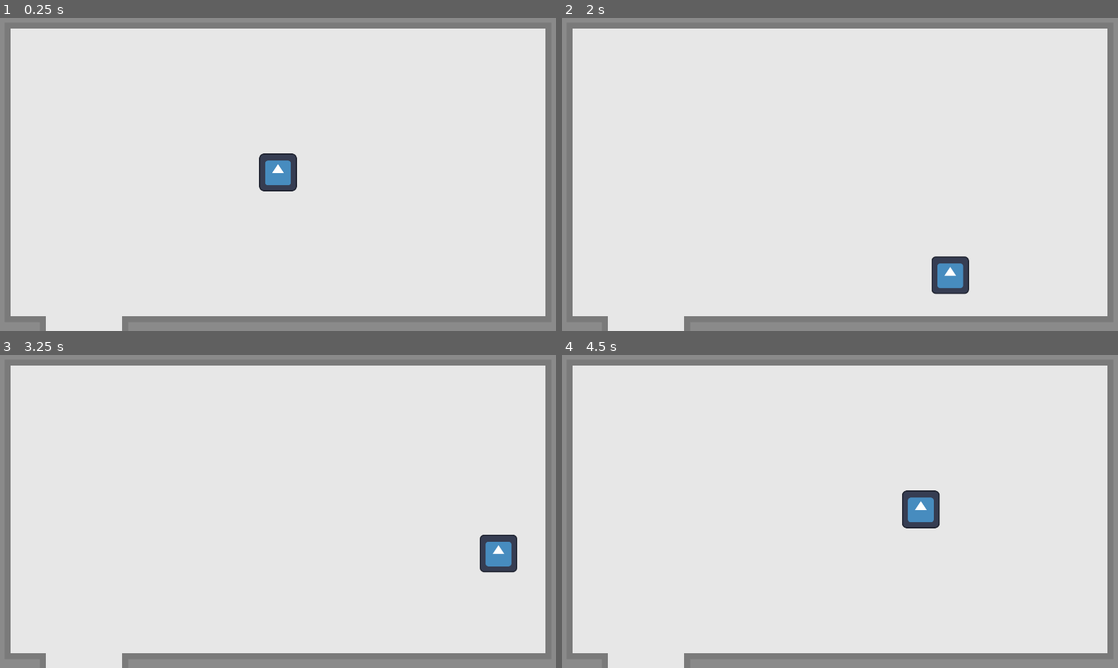
Above: before the commit, frames 1-4 (two rows, left to right).
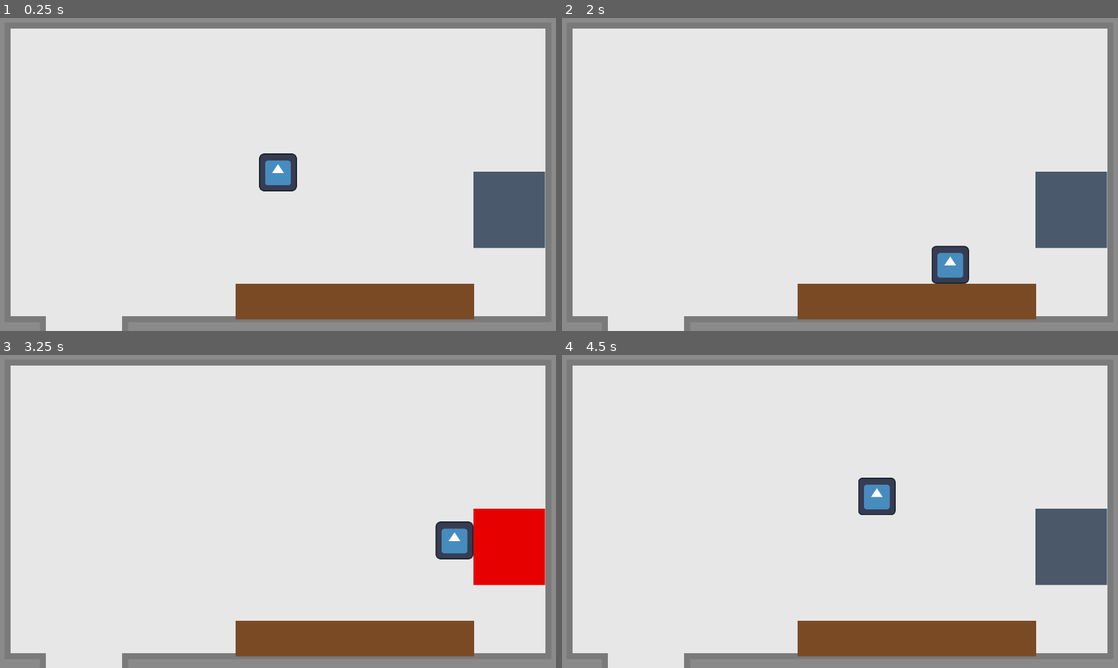
Above: after the commit, the same moments.

Repository: Zettexe/joms-game-jam-dvd
Game: Godot game, scene res://testscene.tscn
Same seed, same stepped clock (60 frames per second), same inputs: the game is played once before the commit and once after it. The engine's default icon, where the game draws it, is replaced by a stand-in: a white triangle on a blue panel in a dark square.
Inputs:
- Up to frame 1 (0.25 s): no input
- Up to frame 2 (2 s): tap Enter at 0.5 s; hold Right (move_right) 0.53-1.28 s; hold Down (move_down) from 1.28 s (still down)
- Up to frame 3 (3.25 s): release Down (move_down) at 2.03 s; hold Right (move_right) 2.03-2.78 s; hold Up (move_up) from 2.78 s (still down)
- Up to frame 4 (4.5 s): release Up (move_up) at 3.53 s; hold Left (move_left) from 3.53 s (still down)

The runs differ from the first frame. In frame 1, 8.1% of the frame differs, in the area x 42-99%, y 49-97%; in frame 2, 8.6%; in frame 3, 8.9%; in frame 4, 9.7%, in the area x 42-99%, y 39-97%.

Commit message:
Added a fridge and counter

Diff:
--- /dev/null
+++ b/FridgeDebug.gd
@@ -0,0 +1,8 @@
+extends Sprite2D
+
+func _on_dialogue_area_body_entered(body):
+	modulate = Color.RED
+
+
+func _on_dialogue_area_body_exited(body):
+	modulate = Color(0.32, 0.38, 0.46)
--- a/testscene.tscn
+++ b/testscene.tscn
@@ -1,10 +1,11 @@
-[gd_scene load_steps=17 format=3 uid="uid://brgrsysnaaia8"]
+[gd_scene load_steps=18 format=3 uid="uid://cxbuu8p5gr4q7"]
 
 [ext_resource type="Script" path="res://MoveCamera.gd" id="1_krewk"]
 [ext_resource type="Texture2D" uid="uid://p1hsv8sw3nir" path="res://icon.svg" id="1_qrxup"]
 [ext_resource type="Texture2D" uid="uid://di4omge6xef6y" path="res://placeholder.png" id="2_ipej5"]
 [ext_resource type="Script" path="res://Player.gd" id="3_tpo6f"]
 [ext_resource type="Script" path="res://NegotiatorDebug.gd" id="5_2mun6"]
+[ext_resource type="Script" path="res://FridgeDebug.gd" id="6_od7a5"]
 
 [sub_resource type="RectangleShape2D" id="RectangleShape2D_qtc5e"]
 
@@ -222,6 +223,44 @@
 
 [node name="CollisionShape2D" type="CollisionShape2D" parent="TestNegotiator3/DialogueArea"]
 shape = SubResource("CircleShape2D_lgx8n")
+
+[node name="Fridge" type="StaticBody2D" parent="."]
+position = Vector2(1625, 539)
+scale = Vector2(0.45583, 1.0544)
+
+[node name="Sprite2D" type="Sprite2D" parent="Fridge"]
+modulate = Color(0.321569, 0.384314, 0.466667, 1)
+position = Vector2(266, 122)
+scale = Vector2(267, 123)
+texture = ExtResource("2_ipej5")
+script = ExtResource("6_od7a5")
+
+[node name="CollisionShape2D" type="CollisionShape2D" parent="Fridge"]
+position = Vector2(266, 121.5)
+shape = SubResource("RectangleShape2D_2cmwi")
+
+[node name="DoorOpenArea" type="Area2D" parent="Fridge"]
+position = Vector2(-52.6511, 121.396)
+scale = Vector2(-0.895326, 0.748122)
+collision_layer = 2
+collision_mask = 2
+
+[node name="CollisionShape2D" type="CollisionShape2D" parent="Fridge/DoorOpenArea"]
+shape = SubResource("CircleShape2D_lgx8n")
+
+[node name="Counter1" type="StaticBody2D" parent="."]
+position = Vector2(817, 919)
+scale = Vector2(1.5191, 0.496256)
+
+[node name="Sprite2D" type="Sprite2D" parent="Counter1"]
+modulate = Color(0.529412, 0.321569, 0.156863, 1)
+position = Vector2(266, 122)
+scale = Vector2(267, 123)
+texture = ExtResource("2_ipej5")
+
+[node name="CollisionShape2D" type="CollisionShape2D" parent="Counter1"]
+position = Vector2(266, 121.5)
+shape = SubResource("RectangleShape2D_2cmwi")
 
 [connection signal="area_exited" from="Rooms/Kitchen/KitchenArea" to="Camera2D" method="_on_kitchen_area_exited"]
 [connection signal="body_exited" from="Rooms/Kitchen/KitchenArea" to="Camera2D" method="_on_kitchen_area_exited"]
@@ -233,3 +272,5 @@
 [connection signal="body_exited" from="TestNegotiator2/DialogueArea" to="TestNegotiator2/Sprite2D" method="_on_dialogue_area_body_exited"]
 [connection signal="body_entered" from="TestNegotiator3/DialogueArea" to="TestNegotiator3/Sprite2D" method="_on_dialogue_area_body_entered"]
 [connection signal="body_exited" from="TestNegotiator3/DialogueArea" to="TestNegotiator3/Sprite2D" method="_on_dialogue_area_body_exited"]
+[connection signal="body_entered" from="Fridge/DoorOpenArea" to="Fridge/Sprite2D" method="_on_dialogue_area_body_entered"]
+[connection signal="body_exited" from="Fridge/DoorOpenArea" to="Fridge/Sprite2D" method="_on_dialogue_area_body_exited"]
